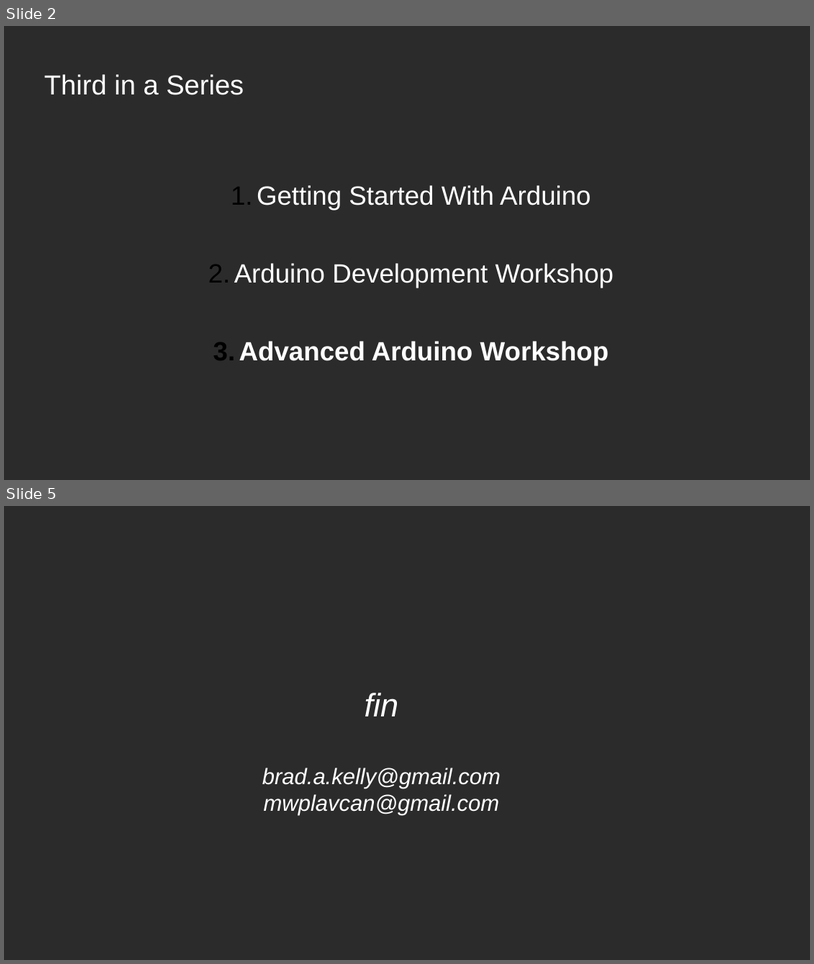
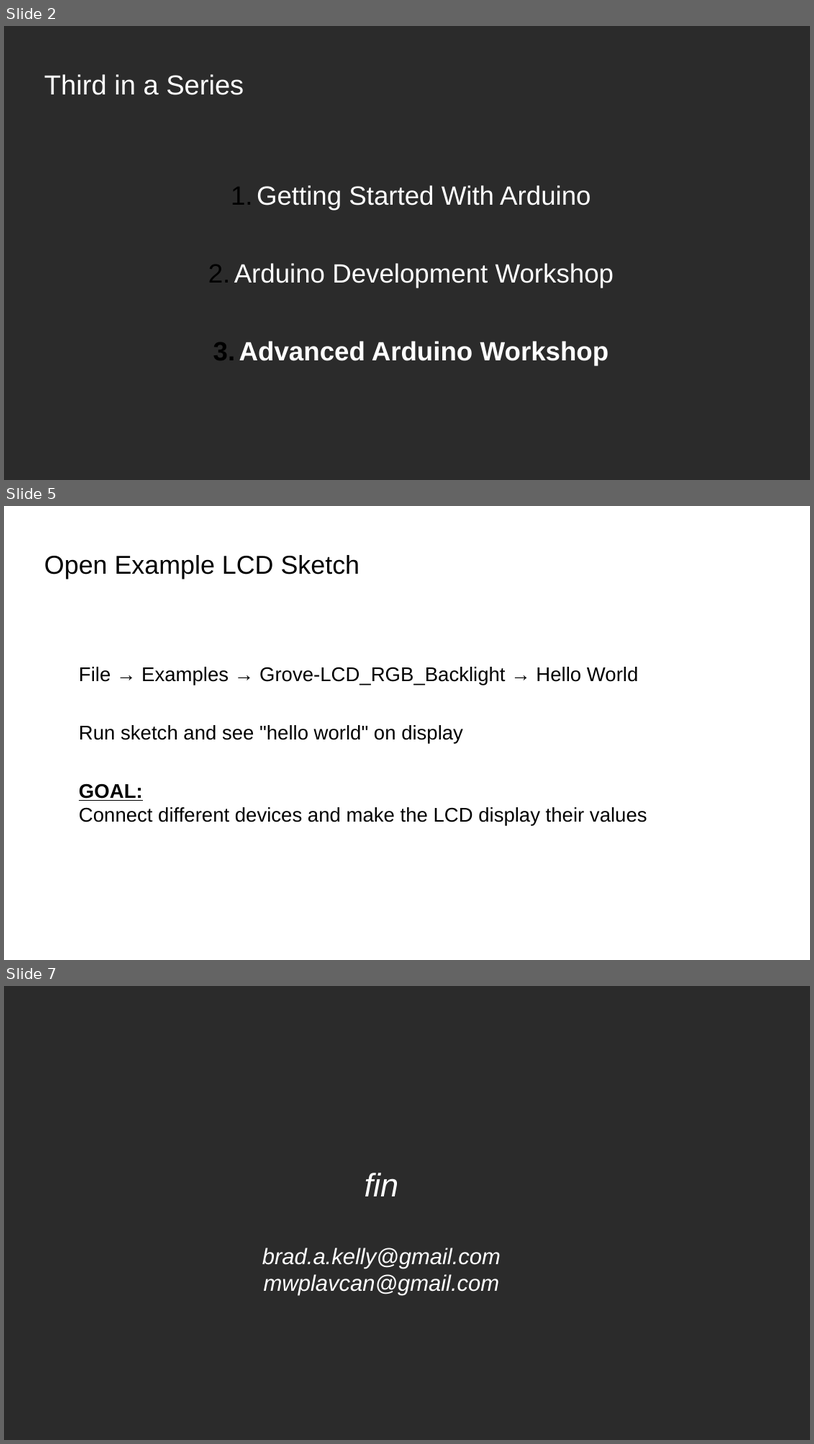
Before and after one commit to bradakelly/AdvancedArduinoWorkshop, a slide deck: CourseSlideshow.odp. Shown one above the other, each under a label of ours: slides 2 and 5 before the commit, slides 2, 5 and 7 after it; the slides between them are not shown. The pictures are 814x964 and 814x1444 pixels, drawn with LibreOffice and Linux fonts; fonts in the diff are those of the drawing; background and template pictures are left out; a plain dark background stands for a picture behind light text. Boxes give left, top, right and bottom in pixels: in the first picture for what was removed or moved away, otherwise in the second. Text is boxed around its words. In the diff, an @@ line names an element or a change of style, - is before the commit and + after.

Commit message:
Added 'Hello World' sketch slides

```diff
--- a/CourseSlideshow.odp
+++ b/CourseSlideshow.odp
@@ slide 5 added at box(4, 506, 810, 960), background picture (left out) @@
@@ title added at box(44, 555, 360, 579), 25.4 pt, text #000000 @@
+Open Example LCD Sketch
@@ text added at box(79, 667, 648, 826), 19.5 pt, text #000000 @@
+1) File → Examples → Grove-LCD_RGB_Backlight → Hello World
+2) Run sketch and see "hello world" on display
+3) GOAL:
+   Connect different devices and make the LCD display their values
@@ what was slide 5 is now slide 7 @@
```
Also in this commit, not shown: 2 slides changed, 1 other slide added.
